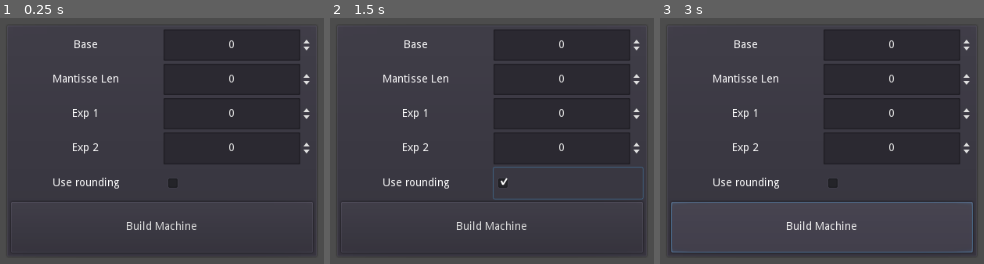
Above: before the commit, frames 1-3 (left to right).
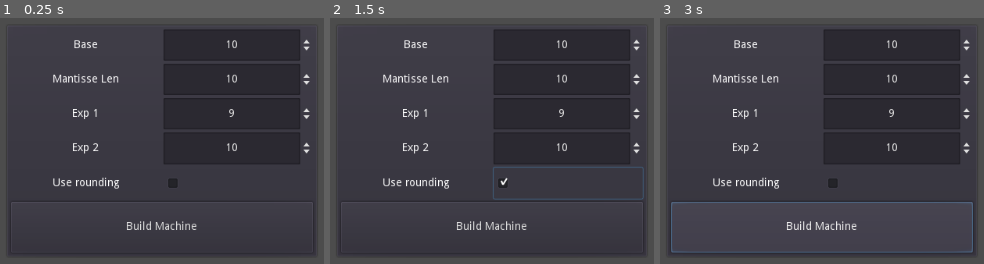
Above: after the commit, the same moments.

Repository: mhco0/TAAL
Game: Godot game, scene res://scenes/build_machine.tscn
Two runs of this game, one before a commit and one after it. Both use one fixed random seed, a clock stepped at 60 frames per second and the inputs below. The project has no main scene, so this scene is started directly.
Inputs (mouse positions are in pixels of both pictures, inside the frame that each line leads up to):
- Up to frame 1 (0.25 s): no input
- Up to frame 2 (1.5 s): click "Build Machine" at 0.5 s; click (569, 182) at 1.25 s
- Up to frame 3 (3 s): click (899, 182) at 2 s; click "Build Machine" at 2.75 s

The runs differ from the first frame. In frame 1, 0.3% of the frame differs, in the area x 70-74%, y 8-55%; in frame 2, 0.3%; in frame 3, 0.3%.
Error before the commit: Assertion failed: The first exp parameter should be the minimum value (res://scripts/machine.gd:18)

Commit message:
Represent add sub

Diff:
--- a/scenes/build_machine.tscn
+++ b/scenes/build_machine.tscn
@@ -42,6 +42,7 @@
 margin_left = 195.0
 margin_right = 386.0
 margin_bottom = 40.0
+value = 10.0
 
 [node name="MantisseLabel" parent="CenterContainer/PanelContainer/VBoxContainer" instance=ExtResource( 1 )]
 anchor_right = 0.0
@@ -61,6 +62,7 @@
 margin_left = 195.0
 margin_right = 386.0
 margin_bottom = 40.0
+value = 10.0
 
 [node name="Exp1Label" parent="CenterContainer/PanelContainer/VBoxContainer" instance=ExtResource( 1 )]
 anchor_right = 0.0
@@ -80,6 +82,7 @@
 margin_left = 195.0
 margin_right = 386.0
 margin_bottom = 40.0
+value = 9.0
 
 [node name="Exp2Label" parent="CenterContainer/PanelContainer/VBoxContainer" instance=ExtResource( 1 )]
 anchor_right = 0.0
@@ -99,6 +102,7 @@
 margin_left = 195.0
 margin_right = 386.0
 margin_bottom = 41.0
+value = 10.0
 
 [node name="UseRounding" type="HBoxContainer" parent="CenterContainer/PanelContainer/VBoxContainer"]
 margin_top = 177.0
--- /dev/null
+++ b/scenes/main.tscn
@@ -0,0 +1,3 @@
+[gd_scene format=2]
+
+[node name="Main" type="Node2D"]
--- a/scripts/machine.gd
+++ b/scripts/machine.gd
@@ -32,13 +32,69 @@
 	return int (2 * (_base - 1) * pow(_base, _mantisse_len - 1) * (_exp_max - _exp_min + 1)) + 1
 
 # Divide the number by its base and get the full representation in the mantisse
-func represent(number: float) -> MachineNumber:
-	return MachineNumber.new(0, [], 0, false)
+func represent(flt: float) -> MachineNumber:
+	var signa: bool = flt < 0
+	flt = abs(flt)
+	var mantissa: float = 0.0
+	var exponent: int = 0
+
+	# Extract the mantissa and exponent of the number
+	if flt != 0:
+		exponent = floor(log(flt) / log(_base))+1
+		mantissa = flt / pow(_base, exponent)
+	else:
+		mantissa = 0
+
+	# Convert the mantissa to the chosen base
+	var mantissa_str: PoolByteArray = []
+	var cnt: int = 0
+	while cnt < _mantisse_len:
+		var digit: int = floor(mantissa * _base)
+		mantissa_str.push_back(digit)
+		mantissa = (mantissa * _base) - digit
+		cnt += 1
+	# Combine the sign, mantissa, and exponent into the final representation
+
+	return MachineNumber.new(_base, mantissa_str, exponent, signa)
 
 func add(n1: MachineNumber, n2: MachineNumber) -> MachineNumber:
-	return MachineNumber.new(0, [], 0, false)
+	if n1._exp < n2._exp:
+		var temp = n2
+		n2 = n1
+		n1 = temp
+	var diff = n1._exp - n2._exp
+	n2.shift(diff)
+
+	var n3 = MachineNumber.new(n1._base, PoolByteArray(n1._mantisse), n1._exp, n1._sign)
+
+	var carry_out: int = 0
+	for i in range(_mantisse_len):
+		var x = n2._mantisse_len - i - 1
+		var d = int(n1._mantisse[x]) + int(n2._mantisse[x]) + carry_out
+		carry_out = d/_base
+		d %= _base
+		n3._mantisse[x] = d
+	if carry_out:
+		n3.shift(-1)
+		n3._mantisse[0] = 1
+
+	return n3
 
 func sub(n1: MachineNumber, n2: MachineNumber) -> MachineNumber:
+	if n1._exp < n2._exp:
+		var temp = n2
+		n2 = n1
+		n1 = temp
+	var diff = n1._exp - n2._exp
+	n2.shift(diff)
+	if n1._mantisse < n2._mantisse:
+		var temp = n2
+		n2 = n1
+		n1 = temp
+
+	for i in range(_mantisse_len):
+		var x = n2._mantisse_len - i - 1
+
 	return MachineNumber.new(0, [], 0, false)
 
 func mult(n1: MachineNumber, n2: MachineNumber) -> MachineNumber:
--- a/scripts/machine_number.gd
+++ b/scripts/machine_number.gd
@@ -17,3 +17,18 @@
 	_mantisse = mantisse
 	_exp = mexp
 	_sign = msign
+
+func shift(diff):
+	var n: int = _mantisse.size()
+	var src_mantisse = PoolByteArray(_mantisse)
+	for i in range(n):
+		var x = n-i-1
+		_mantisse[x] = src_mantisse[x-diff] if x-diff >= 0 && x-diff < n else 0
+	_exp += diff
+
+func print():
+	var mantisse: String = ""
+	for x in _mantisse:
+		mantisse += str(x)
+	var result: String = "0." + ("-" if _sign else "") + mantisse + "E" + str(_exp)
+	print(result)
--- a/scripts/ui/build_machine.gd
+++ b/scripts/ui/build_machine.gd
@@ -24,3 +24,7 @@
 	var machine: Machine = Machine.new(base, mantisse_len, exp1, exp2, use_rounding)
 
 	print("Count of representable numbers on machine: %d" % [machine.representable_elements()])
+	var n1 = machine.represent(0.9999999999);
+	n1.print()
+	n1.shift(1)
+	n1.print()
